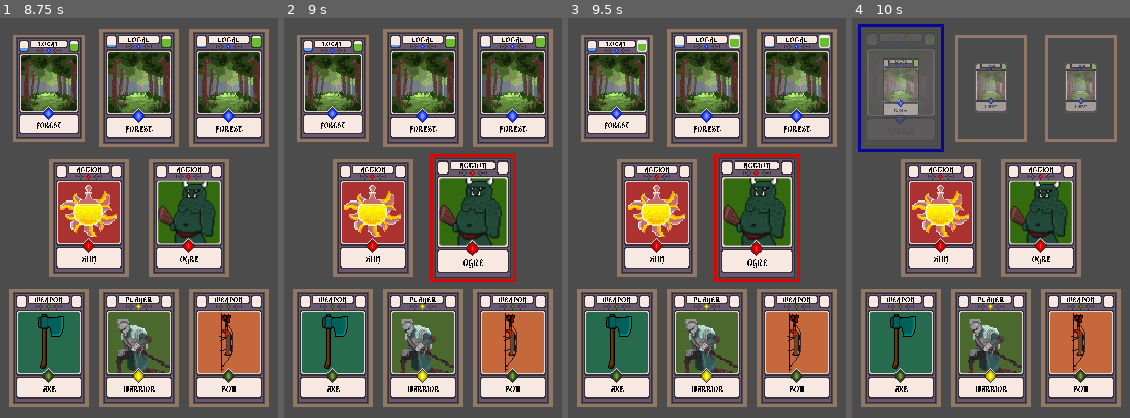
Above: before the commit, frames 1-4 (left to right).
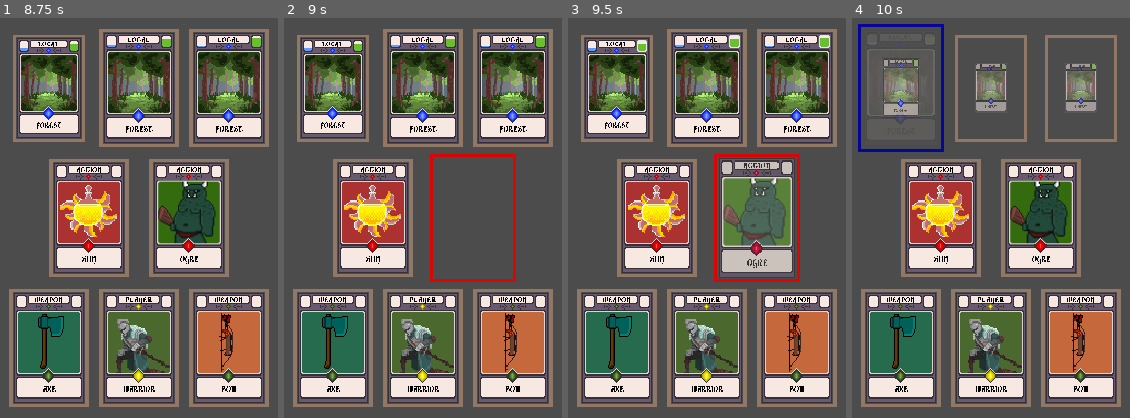
Above: after the commit, the same moments.

Repository: kdds22/Crawler-Card-RPG
Game: Godot game, scene res://scenes/MainCore.tscn
The game is run twice, just before and just after one commit, with the same random seed, the same clock (stepped at 60 frames per second) and the same inputs.
Inputs (mouse positions are in pixels of both pictures, inside the frame that each line leads up to):
- Up to frame 1 (8.75 s): move the mouse to (139, 346) at 0.52 s; press the mouse at (139, 346) at 0.53 s; move the mouse to (50, 346) at 1.27 s; release the mouse at (50, 346) at 1.28 s; click (50, 346) at 1.35 s; tap Enter at 2 s; move the mouse to (227, 346) at 2.02 s; press the mouse at (227, 346) at 2.03 s; move the mouse to (88, 218) at 2.77 s; release the mouse at (88, 218) at 2.78 s; click (88, 218) at 2.85 s; move the mouse to (189, 218) at 3.52 s; press the mouse at (189, 218) at 3.53 s; tap Space at 4.25 s; move the mouse to (50, 86) at 4.27 s; release the mouse at (50, 86) at 4.28 s; click (50, 86) at 4.35 s; move the mouse to (139, 86) at 5.02 s; press the mouse at (139, 86) at 5.03 s; move the mouse to (50, 86) at 5.77 s; release the mouse at (50, 86) at 5.78 s; click (50, 86) at 5.85 s; move the mouse to (139, 86) at 6.52 s; press the mouse at (139, 86) at 6.53 s; move the mouse to (227, 86) at 7.27 s; release the mouse at (227, 86) at 7.28 s; click (227, 86) at 7.35 s; move the mouse to (outside the picture) at 8.02 s; press the mouse at (outside the picture) at 8.03 s
- Up to frame 2 (9 s): tap Enter at 8.75 s; move the mouse to (459, 218) at 8.77 s; release the mouse at (459, 218) at 8.78 s; click (459, 218) at 8.85 s
- Up to frame 3 (9.5 s): no input
- Up to frame 4 (10 s): move the mouse to (882, 118) at 9.52 s; press the mouse at (882, 118) at 9.53 s

Frame 1 is identical in both runs. In frame 2, 8.2% of the frame differs, in the area x 54-82%, y 35-65%; in frame 3, 5.8%; in frame 4, nothing differs.

Commit message:
Progresso na Movimentacao das Cartas /2 - Adicionado animacao de HIT_Damage

Diff:
--- a/scenes/CardBase.tscn
+++ b/scenes/CardBase.tscn
@@ -54,6 +54,21 @@
 extents = Vector2( 29, 46 )
 
 [sub_resource type="Animation" id=6]
+resource_name = "hit"
+tracks/0/type = "value"
+tracks/0/path = NodePath(".:modulate")
+tracks/0/interp = 1
+tracks/0/loop_wrap = true
+tracks/0/imported = false
+tracks/0/enabled = true
+tracks/0/keys = {
+"times": PoolRealArray( 0, 0.1, 0.2, 0.3, 0.4, 0.8 ),
+"transitions": PoolRealArray( 1, 1, 1, 1, 1, 1 ),
+"update": 0,
+"values": [ Color( 1, 1, 1, 0 ), Color( 1, 1, 1, 1 ), Color( 1, 1, 1, 0 ), Color( 1, 1, 1, 1 ), Color( 1, 1, 1, 0 ), Color( 1, 1, 1, 1 ) ]
+}
+
+[sub_resource type="Animation" id=7]
 length = 0.8
 tracks/0/type = "value"
 tracks/0/path = NodePath(".:scale")
@@ -181,6 +196,7 @@
 script = ExtResource( 1 )
 
 [node name="Sprite" type="Sprite" parent="."]
+editor/display_folded = true
 texture = ExtResource( 2 )
 
 [node name="ImageType" type="Sprite" parent="Sprite"]
@@ -290,8 +306,9 @@
 
 [node name="Anim" type="AnimationPlayer" parent="."]
 autoplay = "start"
-anims/out = SubResource( 6 )
-anims/out_2 = SubResource( 7 )
-anims/start = SubResource( 8 )
+anims/hit = SubResource( 6 )
+anims/out = SubResource( 7 )
+anims/out_2 = SubResource( 8 )
+anims/start = SubResource( 9 )
 [connection signal="mouse_entered" from="." to="." method="_on_CardBase_mouse_entered"]
 [connection signal="mouse_exited" from="." to="." method="_on_CardBase_mouse_exited"]
--- a/scripts/CardBase.gd
+++ b/scripts/CardBase.gd
@@ -23,8 +23,10 @@
 
 var initial_position : Vector2
 
-var focused = false # usado pra indicar uma carta
-var clicked = false # usado como um FLAG de clique unico
+var focused := false # usado pra indicar uma carta
+var clicked := false # usado como um FLAG de clique unico
+var moving := false
+var handling := false
 
 
 # PEGA todas as informações da Carta
@@ -102,17 +104,32 @@
 					clicked = true
 					z_index = 1
 	if event.is_action_released("click"):
+		if focused:
+			if clicked:
+				print("Clicked...")
+				if card_type == "Weapon":
+					CardManager.card_clicked = self
+			elif not clicked:
+				print("Not Clicked...")
+				if card_type == "Action" and card_description == "Enemy" and CardManager.card_clicked != null:
+					CardManager.card_released = self
+
+			CardManager.make_interaction()
+
 		position = initial_position
 		clicked = false
 		focused = false
 		z_index = 0
 	if clicked and event is InputEventMouseMotion:
 		if card_type == "Weapon":
+			moving = true
 #			global_position = get_node("/root/MainCore/Mouse").global_position
 			global_position = get_global_mouse_position()
 		if card_type == "Action" and card_description == "Potion":
+			moving = true
 			global_position = get_global_mouse_position()
 #			print(event)
+		moving = false
 
 	pass # func _input
 
@@ -274,6 +291,12 @@
 	pass # func call_anim_out
 
 
+func call_anim_hit() -> void:
+	$Anim.play("hit")
+
+	pass
+
+
 # Altera a possibilidade de poder clicar na carta
 func pickable(value : bool) -> void:
 	input_pickable = value
--- a/scripts/Mouse.gd
+++ b/scripts/Mouse.gd
@@ -2,6 +2,8 @@
 
 var pre_focus : Dictionary
 var pos_focus : Dictionary
+
+var actual_body : Dictionary
 
 var clicking : bool
 
@@ -21,3 +23,8 @@
 func _on_Mouse_body_entered(body: PhysicsBody2D) -> void:
 	print(body.get_info_card())
 	pass # Replace with function body.
+
+func _unhandled_input(event: InputEvent) -> void:
+	if event == InputEventMouseButton and event.is_action_pressed("click"):
+#		pre_focus =
+		pass
--- a/scripts/global/CardManager.gd
+++ b/scripts/global/CardManager.gd
@@ -32,7 +32,18 @@
 #########################################################################################################
 # Fim do Armazenamento da Referencia
 #########################################################################################################
-
+#########################################################################################################
+#########################################################################################################
+# Referencia da Interoperabilidade das Cartas ESCOLHIDAS
+#########################################################################################################
+
+var card_clicked : RigidBody2D
+var card_released : RigidBody2D
+
+var interaction : bool = false
+#########################################################################################################
+# Fim da Referencia da Interoperabilidade das Cartas ESCOLHIDAS
+#########################################################################################################
 
 
 
@@ -41,6 +52,28 @@
 
 	pass # func _ready
 
+
+# Realiza a INTERAÇÂO / MECANICA entre as Cartas
+func make_interaction():
+	if card_clicked != null and card_released != null:
+		if card_clicked.card_type == "Weapon" and card_released.card_type == "Action" and card_released.card_description == "Enemy":
+			print()
+			print("Ataque: ", card_clicked.card_type, card_clicked.card_name, " -> ", card_released.card_type, card_released.card_name)
+			card_released.call_anim_hit()
+			print()
+			interaction = true
+	if interaction:
+		interaction = false
+		clear_maked()
+	pass # func make_interaction
+
+
+# LIMPA a Interoperabilidade entre as cartas
+func clear_maked():
+	card_clicked = null
+	card_released = null
+
+	pass # func clear_maked
 
 
 # retorna um VECTOR2 com uma IMAGEM, o TIPO e um NOME para um especifico tipo de Carta
Not shown: 3 places in scenes/CardBase.tscn that only renumber resources
